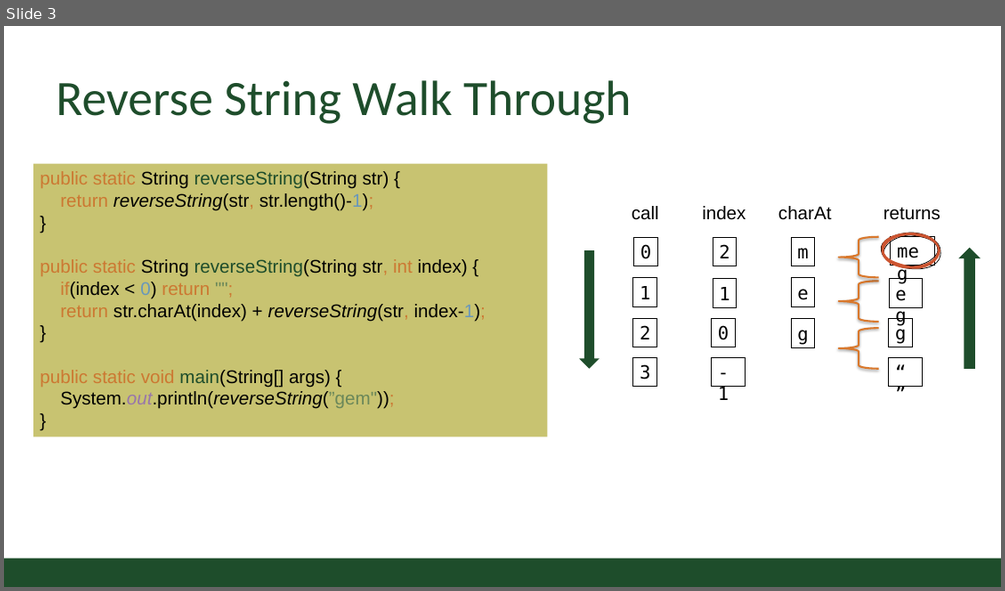
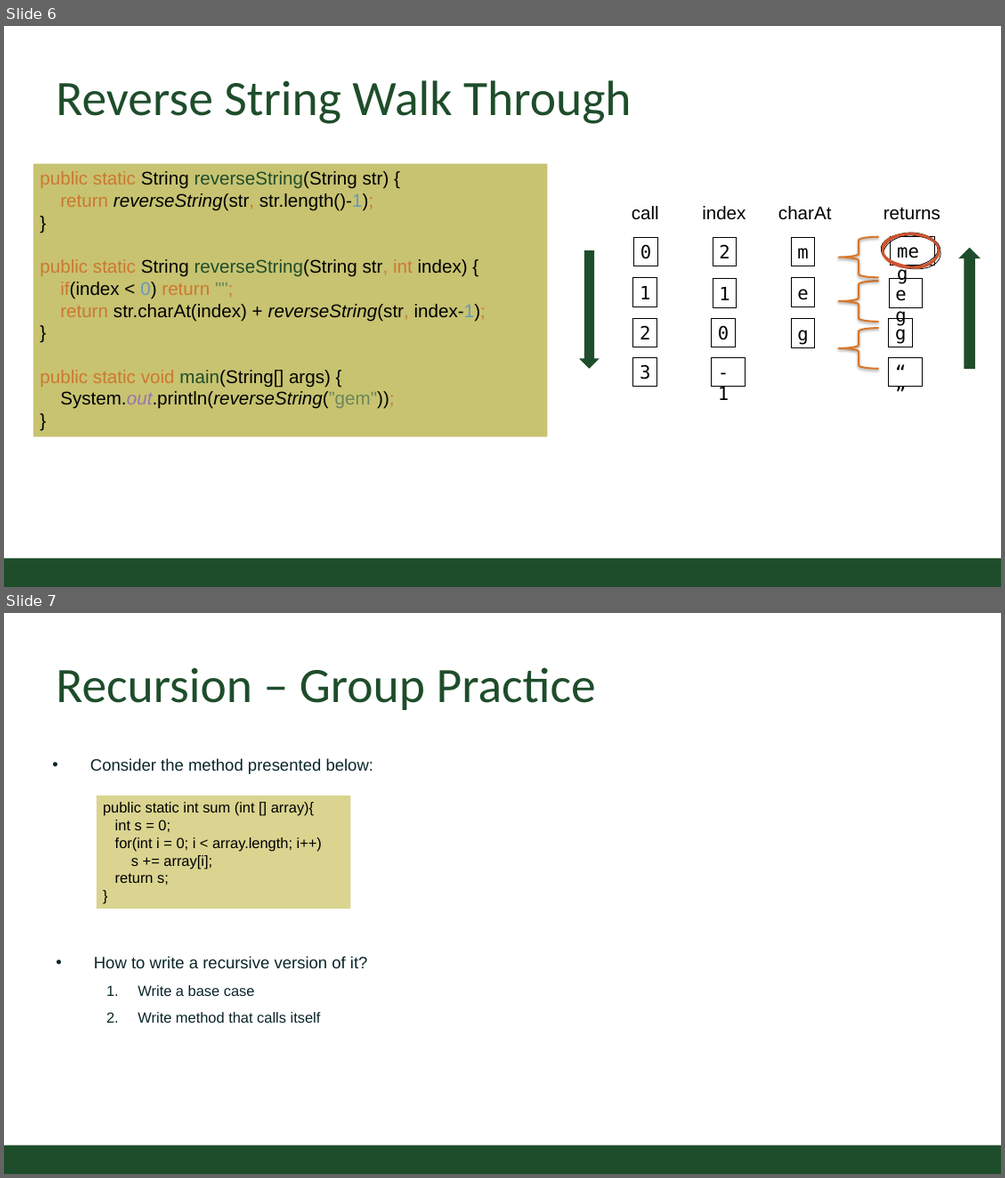
Before and after one commit to CSU-CompSci-CS163-4/Handouts, a slide deck: slides/On-Campus/10_03_IntrotoRecursion.pptx. Shown one above the other, each under a label of ours: slide 3 before the commit, slides 6 and 7 after it. The pictures are 1005x591 and 1005x1178 pixels, drawn with LibreOffice and Linux fonts; fonts in the diff are those of the drawing; background and template pictures are left out. Boxes give left, top, right and bottom in pixels: in the first picture for what was removed or moved away, otherwise in the second. Text is boxed around its words. In the diff, an @@ line names an element or a change of style, - is before the commit and + after.

Commit message:
updated recursion lecture

```diff
--- a/slides/On-Campus/10_03_IntrotoRecursion.pptx
+++ b/slides/On-Campus/10_03_IntrotoRecursion.pptx
@@ slide 7 added at <box>4,613,1001,1174</box>, background #FFFFFF; not listed: 1 template element that a slide beside it also shows @@
@@ title added at <box>56,667,596,710</box>, 54 pt, text #1E4D2B @@
+Recursion – Group Practice
@@ text added at <box>90,758,374,774</box>, 18 pt, text #092529 @@
+• Consider the method presented below:
@@ rectangle added at <box>97,795,350,908</box>, fill #DAD490, 16 pt, text #000000 @@
+public static int sum (int [] array){
+int s = 0;
+for(int i = 0; i < array.length; i++)
+s += array[i];
+return s;
+}
@@ text added at <box>94,956,368,1022</box>, 16 pt, text #092529 @@
+• How to write a recursive version of it?
+  1. Write a base case
+  2. Write method that calls itself
@@ what was slide 3 is now slide 6 @@
```
Also in this commit, not shown: 1 slide changed, 3 other slides added.
